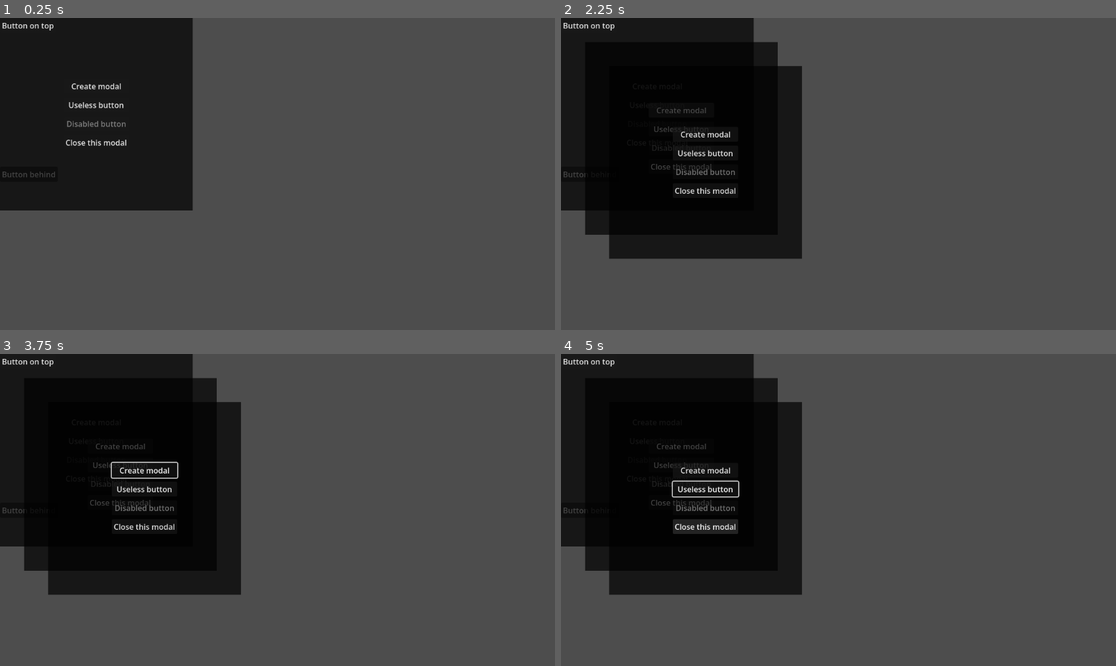
Above: before the commit, frames 1-4 (two rows, left to right).
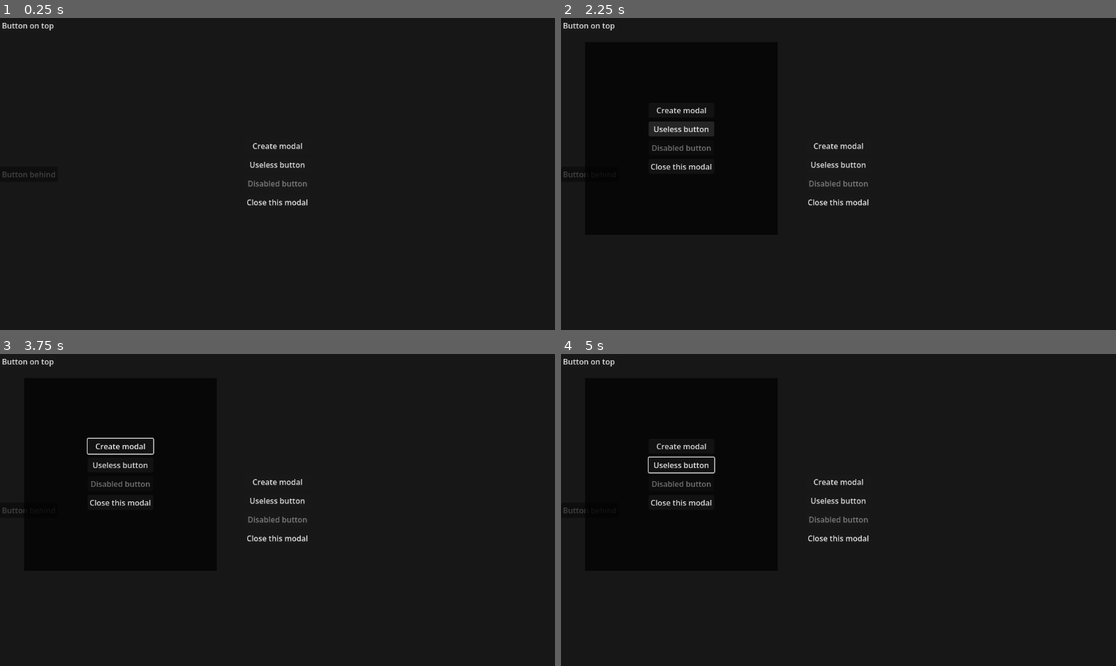
Above: after the commit, the same moments.

Repository: Josvanegmond/godot-keyboard-ui
Game: Godot game, scene res://examples/modal_trap_example/modal_trap_example.tscn
The game is run twice, just before and just after one commit, with the same random seed, the same clock (stepped at 60 frames per second) and the same inputs. The project has no main scene, so this scene is started directly.
Inputs (mouse positions are in pixels of both pictures, inside the frame that each line leads up to):
- Up to frame 1 (0.25 s): no input
- Up to frame 2 (2.25 s): click "Button behind" at 0.5 s; click "Create modal" at 1.25 s; click "Useless button" at 2 s
- Up to frame 3 (3.75 s): click "Button on top" at 2.75 s; tap Enter at 3.5 s; move the mouse to (399, 494) at 3.52 s; hold Right (ui_right) from 3.53 s (still down); click (399, 494) at 3.67 s
- Up to frame 4 (5 s): tap Space at 4.25 s; move the mouse to (727, 525) at 4.27 s; release Right (ui_right) at 4.28 s; hold Down (ui_down) from 4.28 s (still down)

The runs differ from the first frame. In frame 1, 79% of the frame differs, in the area x 0-100%, y 0-100%; in frame 2, 70%; in frame 3, 69%; in frame 4, 70%.

Commit message:
Set first modal in example to expand for usage clarity.

Diff:
--- a/examples/modal_trap_example/modal_trap_example.tscn
+++ b/examples/modal_trap_example/modal_trap_example.tscn
@@ -22,7 +22,14 @@
 text = "Button behind"
 
 [node name="ButtonGroup" parent="." unique_id=273928129 instance=ExtResource("1_a8ngm")]
-layout_mode = 0
+layout_mode = 1
+anchors_preset = 15
+anchor_right = 1.0
+anchor_bottom = 1.0
+offset_right = 0.0
+offset_bottom = 0.0
+grow_horizontal = 2
+grow_vertical = 2
 
 [node name="Button on top" type="Button" parent="." unique_id=301405949]
 layout_mode = 1
